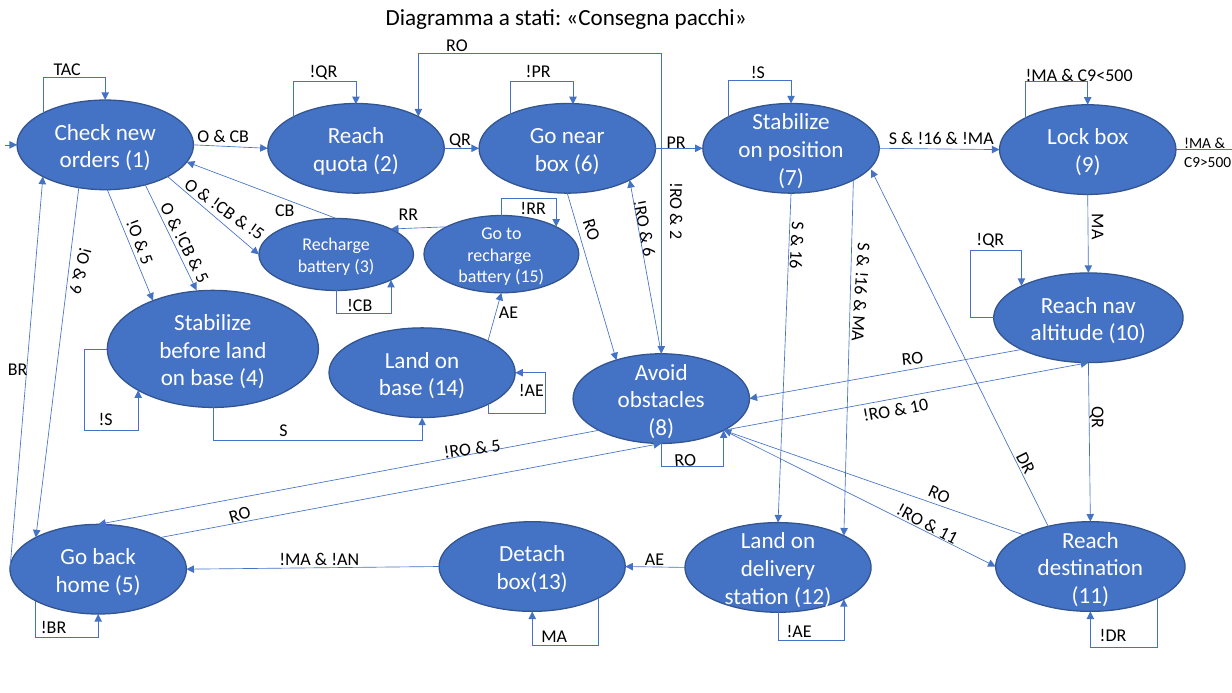
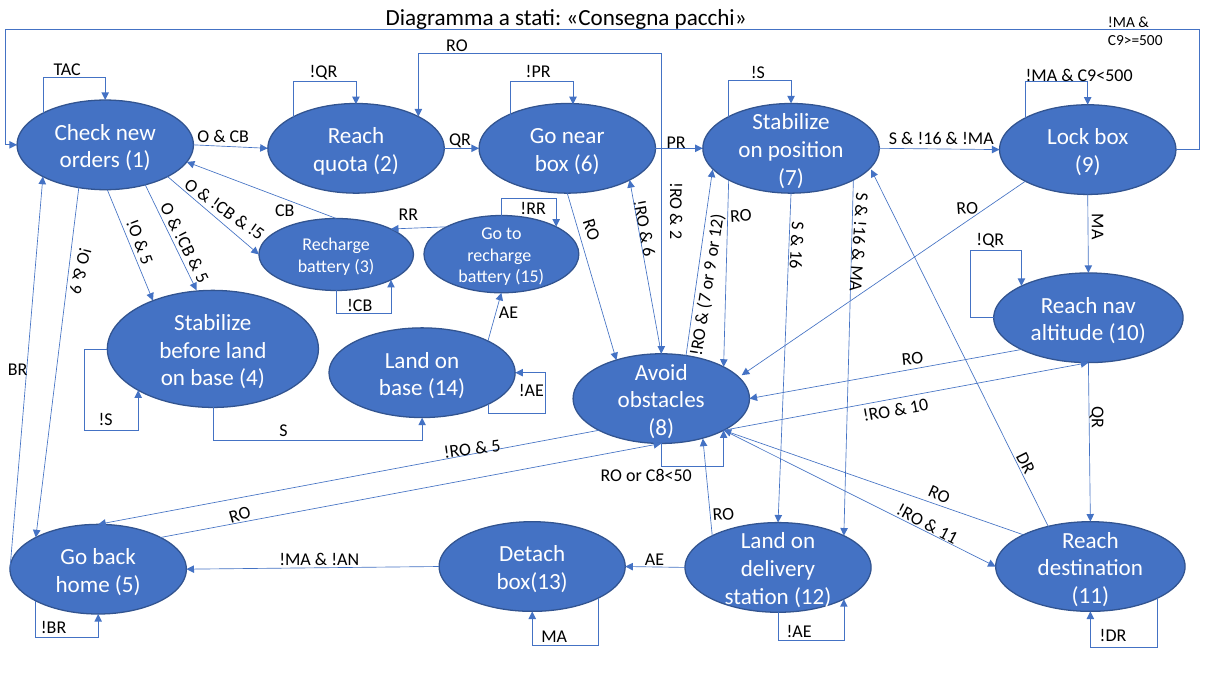
Before and after one commit to AndreaVaiuso/progetto_robotica, a slide deck: slide 2 of docs/diagram.pptx (slide 3 before the commit). Drawn at 1232x693 pixels with LibreOffice and Linux fonts; fonts in the diff are those of the drawing. Boxes give left, top, right and bottom in pixels: in the first picture for what was removed or moved away, otherwise in the second. Text is boxed around its words. In the diff, an @@ line names an element or a change of style, - is before the commit and + after.

```diff
--- a/docs/diagram.pptx
+++ b/docs/diagram.pptx
@@ text at box(1108, 16, 1163, 45): text changed @@
-!MA & C9>500
+!MA & C9>=500
@@ elbow arrow added from (1177, 150) to (17, 145), #4472C4 0.5 pt @@
@@ arrow added from (685, 362) to (713, 169), #4472C4 0.5 pt @@
@@ text added at box(695, 168, 831, 610), 14 pt, text #000000 @@
+!RO & (7 or 9 or 12)
@@ text "S & !16 & MA": place and size @@
-text "S & !16 & MA" at box(847, 242, 875, 341)
+text "S & !16 & MA" at box(846, 192, 874, 291)
@@ arrow removed from (1177, 150) to (1232, 150) @@
@@ arrow added from (729, 180) to (724, 367), #4472C4 0.5 pt @@
@@ text added at box(731, 209, 752, 222), 14 pt, text #000000 @@
+RO
@@ arrow added from (1026, 181) to (742, 375), #4472C4 0.5 pt @@
@@ text added at box(957, 202, 978, 220), 14 pt, text #000000 @@
+RO
@@ arrow added from (713, 536) to (703, 439), #4472C4 0.5 pt @@
@@ text added at box(601, 468, 692, 481), 14 pt, text #000000 @@
+RO or C8<50
@@ text "RO": place and size @@
-text "RO" at box(675, 454, 696, 467)
+text "RO" at box(713, 508, 734, 520)
```
Also in this commit, not shown: 2 other slides changed, 2 slides removed, 1 other file.
